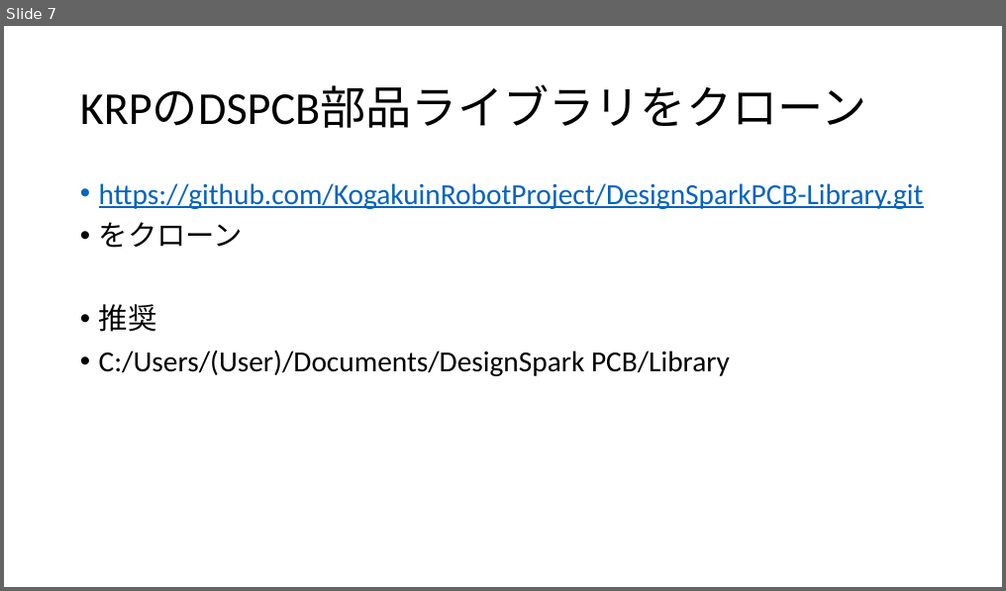
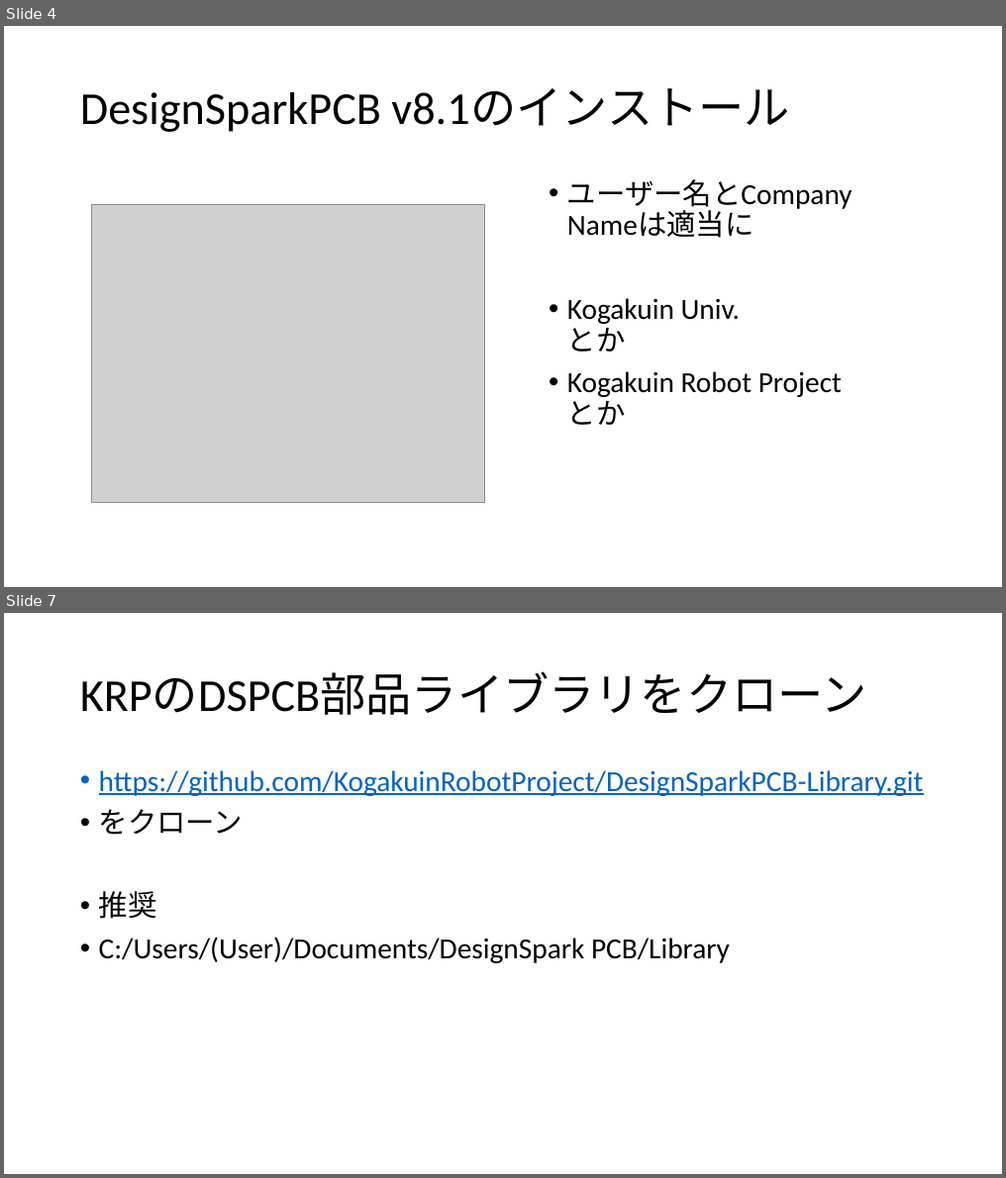
Before and after one commit to KogakuinRobotProject/DesignSparkPCB-Library, a slide deck: man/designsparkの導入.pptx. Shown one above the other, each under a label of ours: slide 7 before the commit, slides 4 and 7 after it; the slides between them are not shown. The pictures are 1006x591 and 1006x1178 pixels, drawn with LibreOffice and Linux fonts; fonts in the diff are those of the drawing; grey boxes stand for pictures. Boxes give left, top, right and bottom in pixels: in the first picture for what was removed or moved away, otherwise in the second. Text is boxed around its words. In the diff, an @@ line names an element or a change of style, - is before the commit and + after.

```diff
--- a/man/designsparkの導入.pptx
+++ b/man/designsparkの導入.pptx
@@ slide 4 added at (4, 26, 1002, 587), background #FFFFFF @@
@@ title added at (80, 88, 790, 132), 44 pt, text #000000 @@
+DesignSparkPCB v8.1のインストール
@@ text added at (567, 179, 852, 425), 28 pt, text #000000 @@
+• ユーザー名とCompany Nameは適当に
+• Kogakuin Univ.
+  とか
+• Kogakuin Robot Project
+  とか
@@ picture added at (92, 205, 485, 503) @@
```
Also in this commit, not shown: 3 slides changed, 6 other slides added, 7 slides removed.
